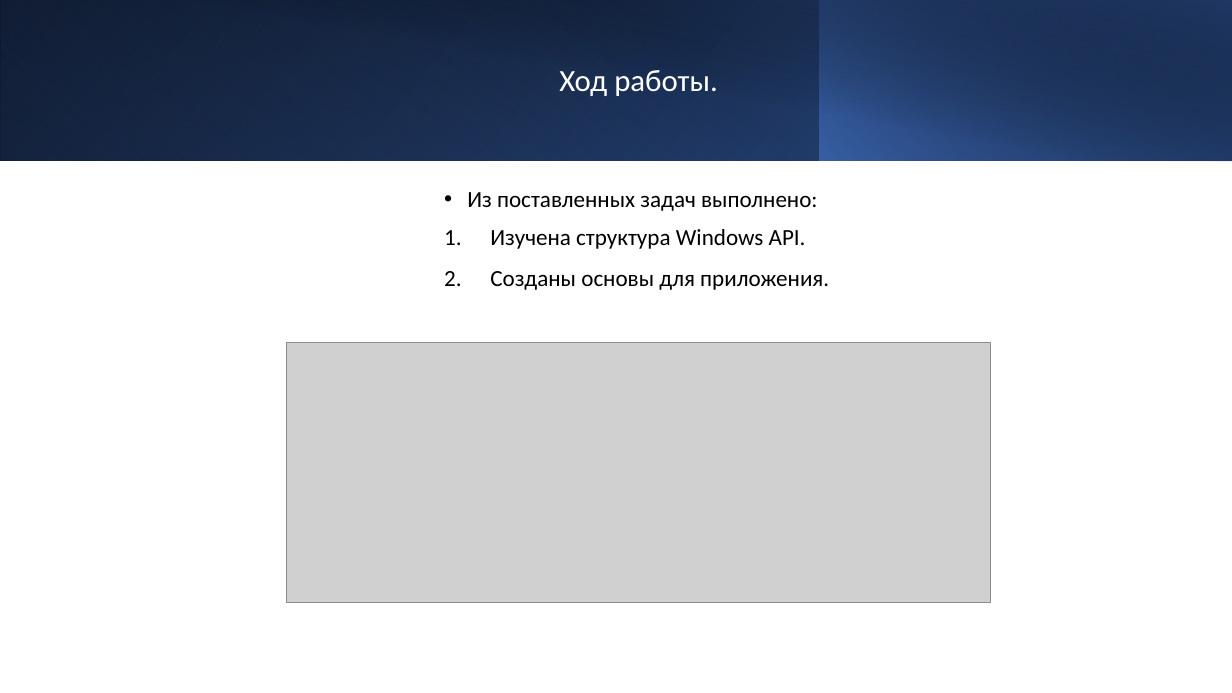
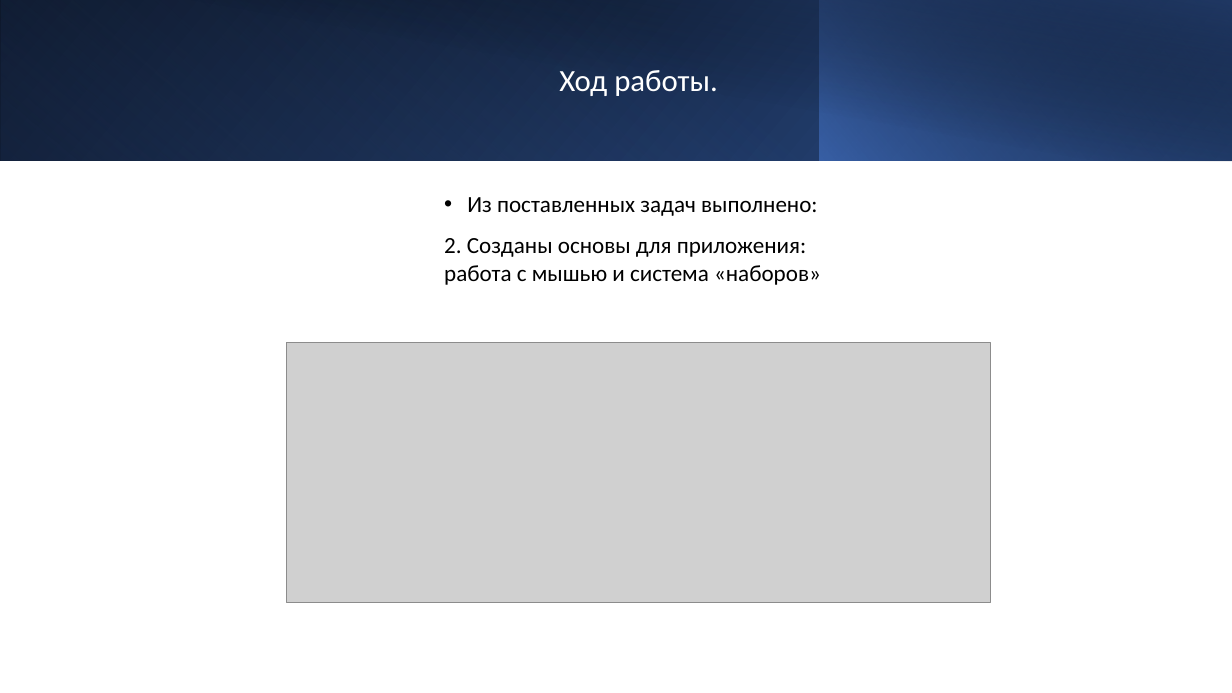
Before and after one commit to mosheadd/WinAPI_PRoject, a slide deck: slide 7 of Презентация.pptx. Drawn at 1232x693 pixels with LibreOffice and Linux fonts; fonts in the diff are those of the drawing; grey boxes stand for pictures. Boxes give left, top, right and bottom in pixels: in the first picture for what was removed or moved away, otherwise in the second. Text is boxed around its words. In the diff, an @@ line names an element or a change of style, - is before the commit and + after.

```diff
--- a/Презентация.pptx
+++ b/Презентация.pptx
@@ text at <box>444,238,821,285</box>: text changed @@
-1. Изучена структура Windows API.
-2. Созданы основы для приложения.
+2. Созданы основы для приложения: работа с мышью и система «наборов»
```
Also in this commit, not shown: 2 other slides changed, 2 slides added, 1 slide removed, 9 other files.
